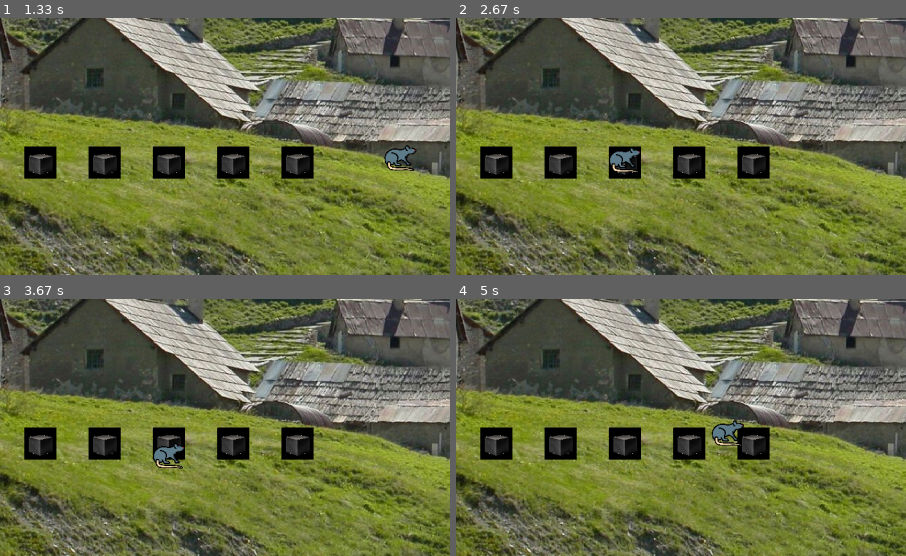
Above: before the commit, frames 1-4 (two rows, left to right).
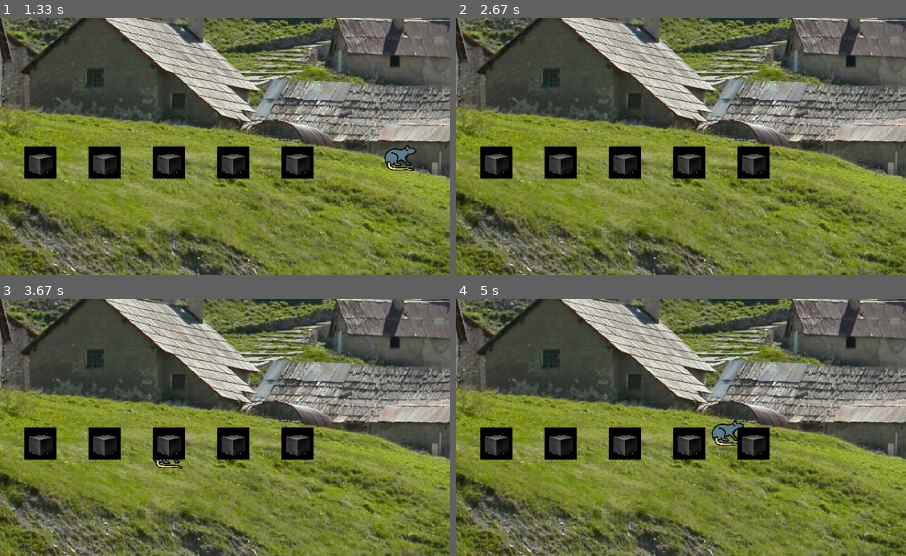
Above: after the commit, the same moments.

Repository: GEThub2807/MiniStudio
Game: pygame game, started from RythmPlatforms.py
Same seed, same stepped clock (60 frames per second), same inputs: the game is played once before the commit and once after it.
Inputs:
- Up to frame 1 (1.33 s): hold Right 0.33-0.8 s; hold Right 0.83-1.3 s; tap Space at 0.9, 1.2 s
- Up to frame 2 (2.67 s): hold Left 1.33-1.87 s; tap Space at 1.4, 1.7, 1.97, 2.27, 2.4 s; hold Left 1.9-2.3 s; hold Right from 2.33 s (still down)
- Up to frame 3 (3.67 s): tap Space at 2.7, 3.07, 3.37, 3.57 s; release Right at 2.97 s; hold Left 3-3.47 s; hold Right from 3.5 s (still down)
- Up to frame 4 (5 s): tap Space at 3.87, 4.07, 4.37, 4.57, 4.87 s; release Right at 3.97 s; hold Right 4-4.47 s; hold Left from 4.5 s (still down)
The pictures show only the part of the screen within x 4-54%, y 50-100%; the shares and areas given below are measured in that part.

Frame 1 is identical in both runs. In frame 2, 0.4% of the frame differs, in the area x 34-41%, y 50-61%; in frame 3, 0.2%; in frame 4, less than 0.1%.

Commit message:
Add files via upload

Diff:
--- a/RythmPlatforms.py
+++ b/RythmPlatforms.py
@@ -28,6 +28,24 @@
                                  PlateformesRythm(400, 600, self.plateformes_image),
                                  PlateformesRythm(500, 600, self.plateformes_image)
                                  ]
+
+    def Afficher_Plateformes_paires(self):
+        for i in range(0, len(self.plateformes_list)):
+            if i % 2 == 0:
+                self.ecran.blit(self.plateformes_list[i].image,
+                                (self.plateformes_list[i].x, self.plateformes_list[i].y))
+            else:
+                self.ecran.blit(self.plateformes_list[i].image,
+                                (self.plateformes_list[i].x, self.plateformes_list[i].y + 1000))
+
+    def Afficher_Plateformes_Impaires(self):
+        for j in range(0, len(self.plateformes_list)):
+            if j % 2 == 0:
+                self.ecran.blit(self.plateformes_list[j].image,
+                                (self.plateformes_list[j].x, self.plateformes_list[j].y + 1000))
+            else:
+                self.ecran.blit(self.plateformes_list[j].image,
+                                (self.plateformes_list[j].x, self.plateformes_list[j].y))
 
     def deplacer_personnage(self, gravity):
 
@@ -86,27 +104,10 @@
             self.deplacer_personnage(GRAVITE)
             self.ecran.blit(self.background, (0, 0))
 
+            self.ecran.blit(self.player.image, (self.player.x, self.player.y))
 
-
-
-
-            for i in range(0, len(self.plateformes_list)):
-                if i % 2 == 0:
-                    self.ecran.blit(self.plateformes_list[i].image,
-                                    (self.plateformes_list[i].x, self.plateformes_list[i].y))
-                else:
-                    self.ecran.blit(self.plateformes_list[i].image,
-                                    (self.plateformes_list[i].x, self.plateformes_list[i].y + 1000))
-
-            for j in range(0, len(self.plateformes_list)):
-                if j % 2 == 0:
-                    self.ecran.blit(self.plateformes_list[j].image,
-                                    (self.plateformes_list[j].x, self.plateformes_list[j].y + 1000))
-                else:
-                    self.ecran.blit(self.plateformes_list[j].image,
-                                    (self.plateformes_list[j].x, self.plateformes_list[j].y))
-
-            self.ecran.blit(self.player.image, (self.player.x, self.player.y))
+            self.Afficher_Plateformes_Impaires()
+            self.Afficher_Plateformes_paires()
 
             pygame.display.flip()
 
